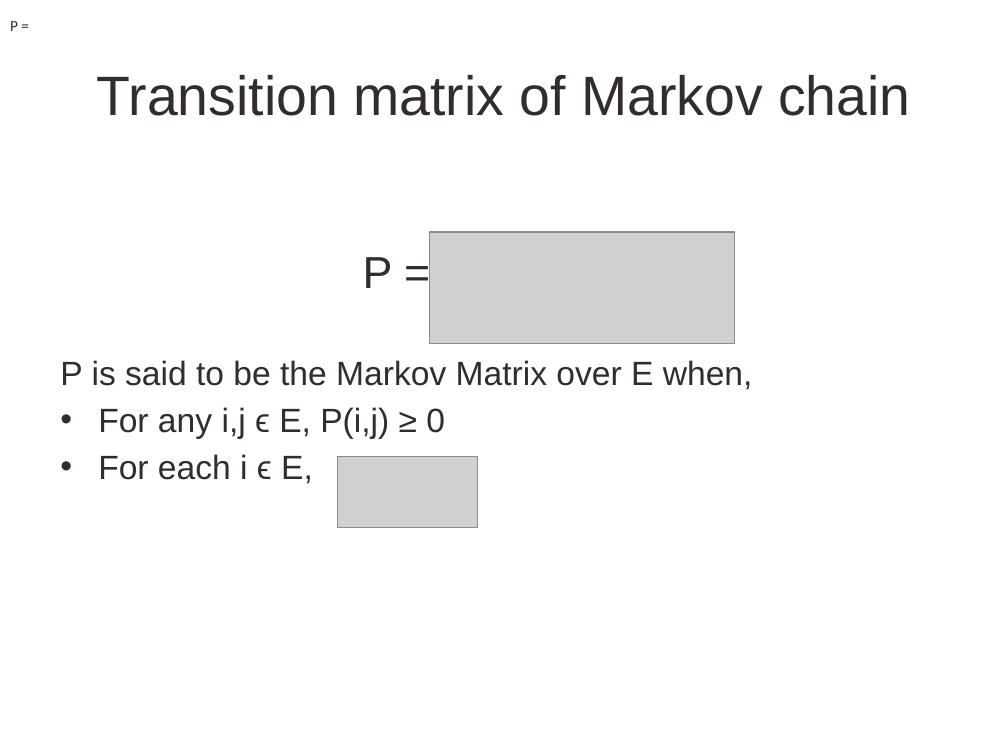
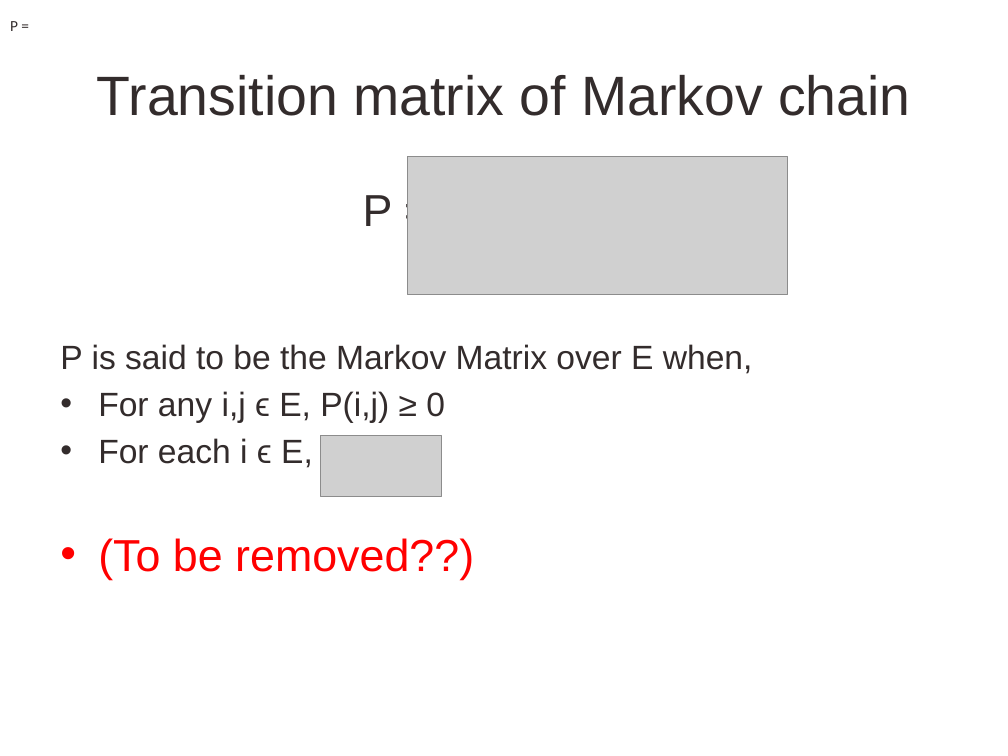
Before and after one commit to CourseReps/ECEN662-Spring2017, a slide deck: slide 4 of Students/KJyotsna/ECEN 662 - Inference on Markov Chain.pptx (slide 6 before the commit). Drawn at 1008x756 pixels with LibreOffice and Linux fonts; fonts in the diff are those of the drawing; grey boxes stand for pictures; background and template pictures are left out. Boxes give left, top, right and bottom in pixels: in the first picture for what was removed or moved away, otherwise in the second. Text is boxed around its words. In the diff, an @@ line names an element or a change of style, - is before the commit and + after.

```diff
--- a/Students/KJyotsna/ECEN 662 - Inference on Markov Chain.pptx
+++ b/Students/KJyotsna/ECEN 662 - Inference on Markov Chain.pptx
@@ picture: place and size @@
-picture at bbox=[429, 232, 735, 343]
+picture at bbox=[408, 156, 788, 294]
@@ picture: place and size @@
-picture at bbox=[338, 457, 478, 527]
+picture at bbox=[321, 435, 442, 496]
@@ text at bbox=[98, 538, 474, 580]: paragraph added @@
+• (To be removed??)
```
Also in this commit, not shown: 1 other slide changed, 14 slides added, 2 slides removed.
